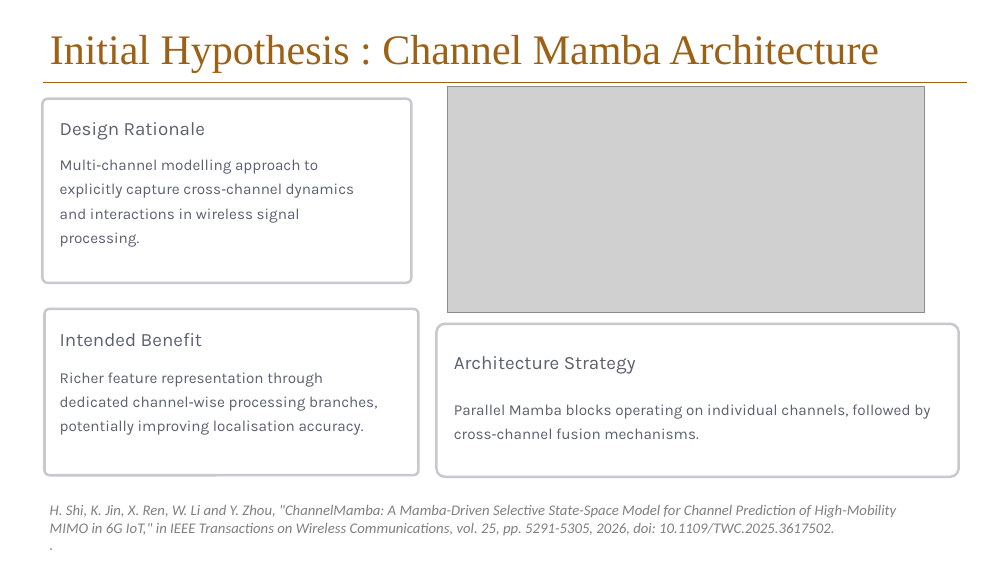
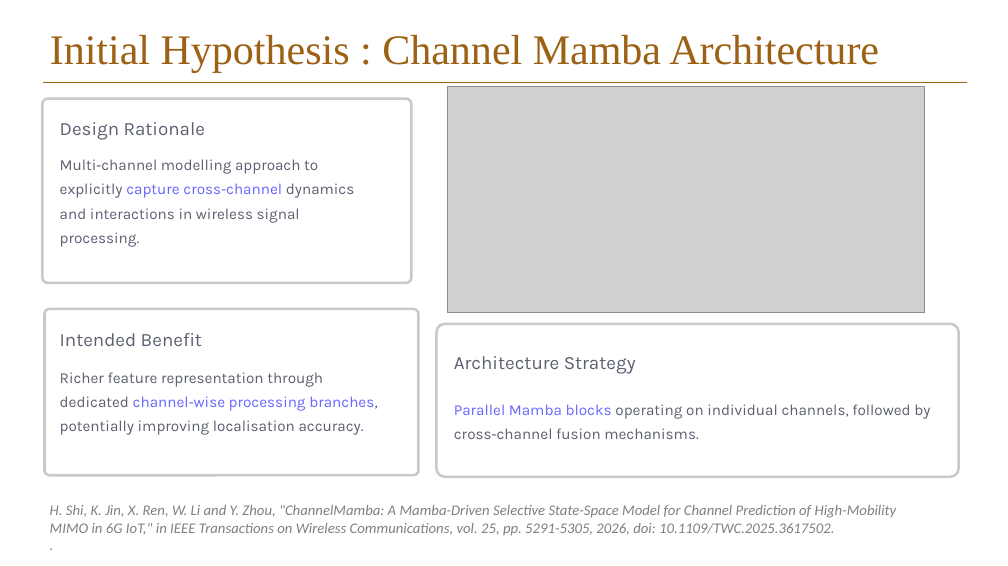
Before and after one commit to Elison-debug/Cmamba_reconstruct, a slide deck: slide 13 of pre-ssm.pptx. Drawn at 1008x566 pixels with LibreOffice and Linux fonts; fonts in the diff are those of the drawing; grey boxes stand for pictures; background and template pictures are left out. Boxes give left, top, right and bottom in pixels: in the first picture for what was removed or moved away, otherwise in the second. Text is boxed around its words. In the diff, an @@ line names an element or a change of style, - is before the commit and + after.

```diff
--- a/pre-ssm.pptx
+++ b/pre-ssm.pptx
@@ text "Multi‑channel modelling approach to explicitly ..." at box(60, 159, 354, 247): text colour #5B5F71 to #6666FF in "capture cross‑channel" @@
@@ text "Richer feature representation through dedicated ..." at box(60, 372, 374, 435): text colour #5B5F71 to #6666FF in "channel‑wise processing branches," @@
@@ text "Parallel Mamba blocks operating on ..." at box(454, 404, 930, 439): text colour #5B5F71 to #6666FF in "Parallel Mamba blocks" @@
```
Also in this commit, not shown: 4 other slides changed.
